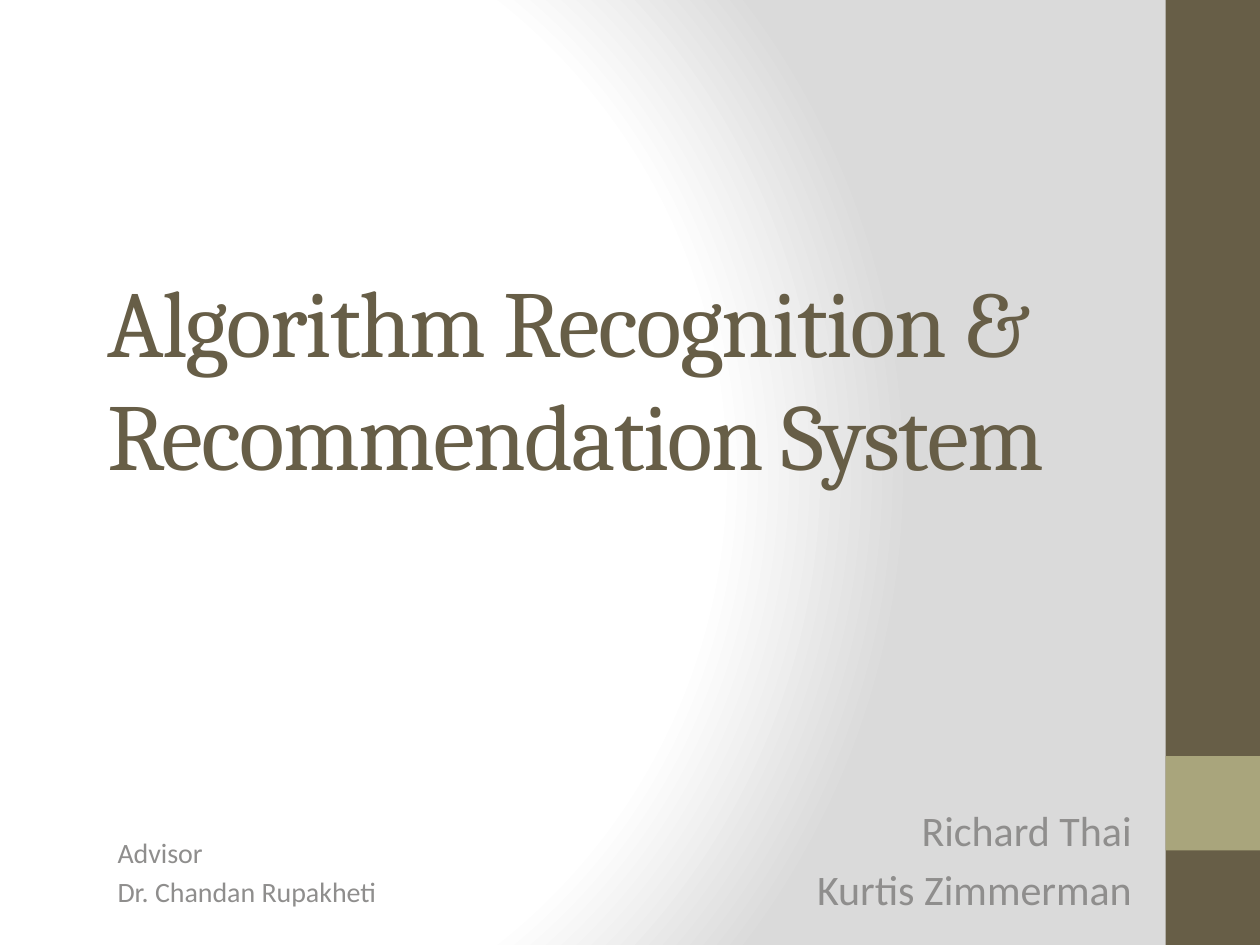
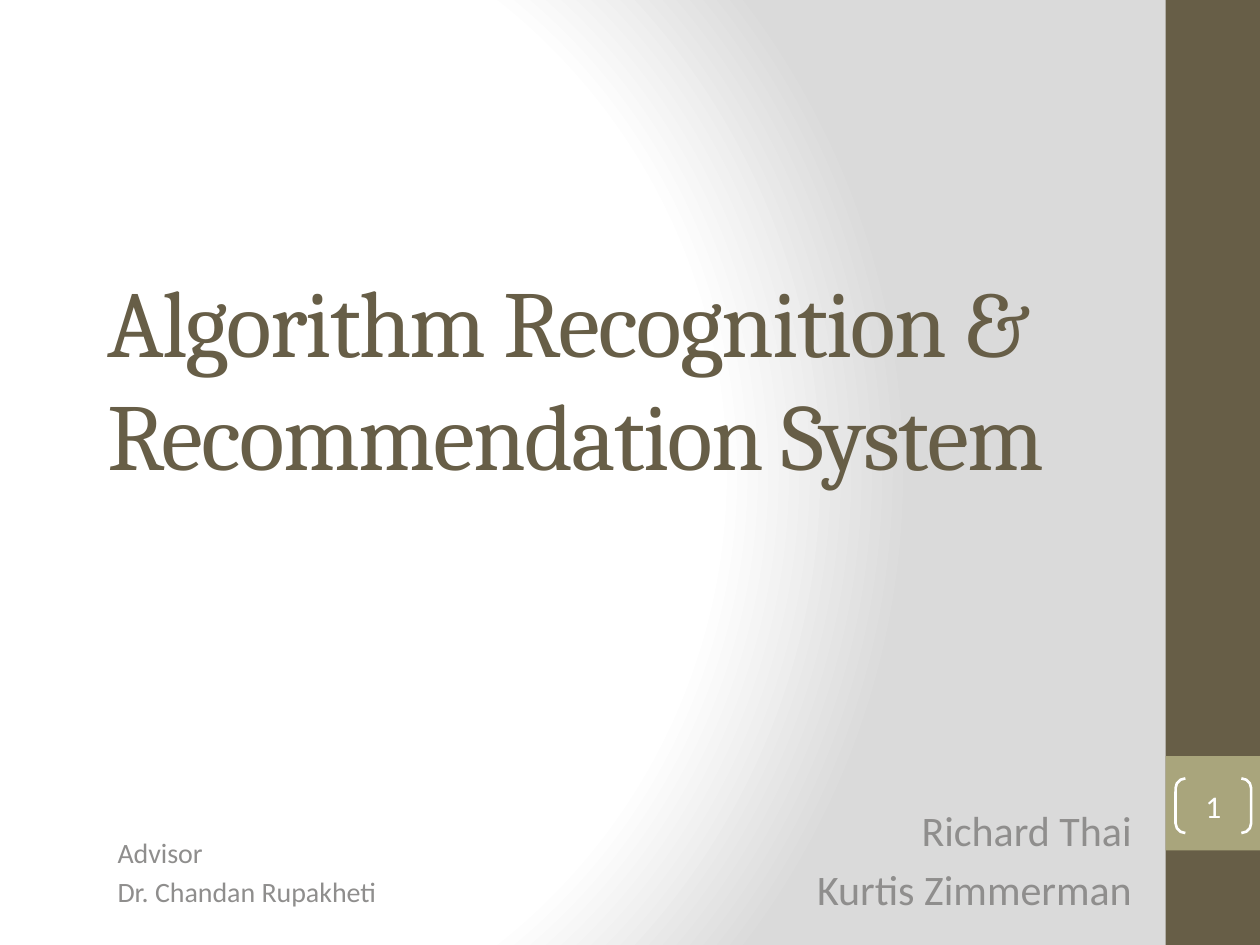
Before and after one commit to SuitAndThai/Graph-Matching, a slide deck: slide 1 of Documents/Fall Presentation.pptx. Drawn at 1260x945 pixels with LibreOffice and Linux fonts; fonts in the diff are those of the drawing. Boxes give left, top, right and bottom in pixels: in the first picture for what was removed or moved away, otherwise in the second. Text is boxed around its words. In the diff, an @@ line names an element or a change of style, - is before the commit and + after.

```diff
--- a/Documents/Fall Presentation.pptx
+++ b/Documents/Fall Presentation.pptx
@@ page number added at (x1=1176, y1=779, x2=1251, y2=833), outline #FFFFFF 1.5 pt, 18 pt, text #FFFFFF @@
+1
```
Also in this commit, not shown: 9 other slides changed, 2 slides added.
